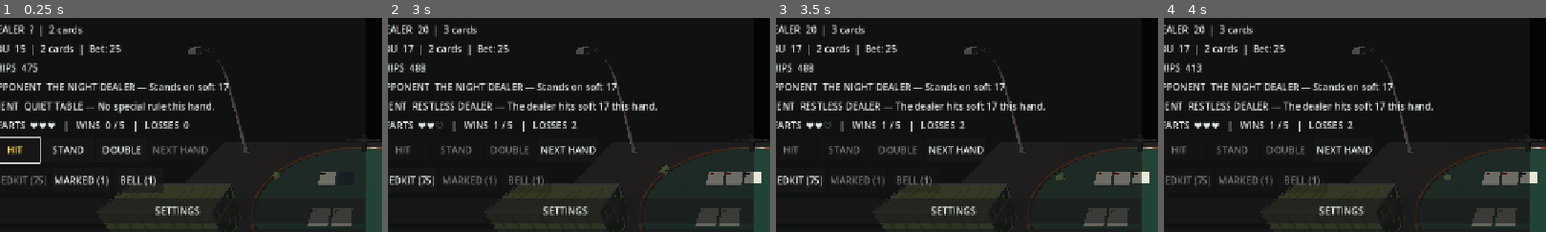
Above: before the commit, frames 1-4 (left to right).
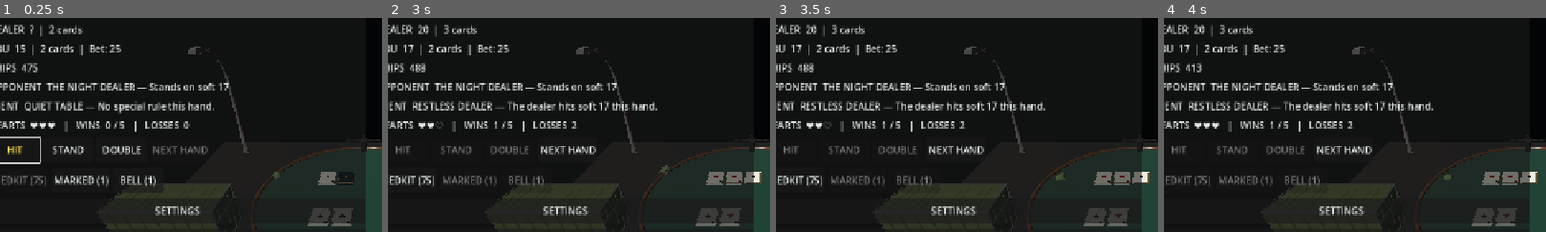
Above: after the commit, the same moments.

Repository: kage049754/Cgame
Game: Godot game, scene res://scenes/main.tscn
The game is run twice, just before and just after one commit, with the same random seed, the same clock (stepped at 60 frames per second) and the same inputs.
Inputs:
- Up to frame 1 (0.25 s): no input
- Up to frame 2 (3 s): click "HIT" at 0.5 s; click "NEXT HAND" at 1.25 s; click "NEXT HAND" at 2 s; click "STAND" at 2.75 s
- Up to frame 3 (3.5 s): no input
- Up to frame 4 (4 s): click "MEDKIT (75)" at 3.5 s
The pictures show only the part of the screen within x 2-52%, y 11-61%; the shares and areas given below are measured in that part.

The runs differ from the first frame. In frame 1, 0.2% of the frame differs, in the area x 80-93%, y 71-97%; in frame 2, 0.2%, in the area x 80-98%, y 71-97%; in frame 3, 0.2%; in frame 4, 0.2%.

Commit message:
Improve blackjack card faces and branded card back

Diff:
--- a/scripts/main.gd
+++ b/scripts/main.gd
@@ -844,6 +844,7 @@
 
 func _add_hand_visuals(hand: Array[Dictionary], origin: Vector3, hide_second: bool) -> void:
 	for index in range(hand.size()):
+		var is_hidden := hide_second and index == 1
 		var card_node := Node3D.new()
 		card_node.position = origin + Vector3(index * 0.85, index * 0.012, 0)
 		cards_root.add_child(card_node)
@@ -851,17 +852,48 @@
 		var box := BoxMesh.new()
 		box.size = Vector3(0.72, 0.055, 1.02)
 		card_mesh.mesh = box
-		card_mesh.material_override = _material(Color(0.08, 0.16, 0.2) if hide_second and index == 1 else Color(0.92, 0.91, 0.84), 0.35)
+		card_mesh.material_override = _material(Color(0.035, 0.075, 0.12) if is_hidden else Color(0.94, 0.93, 0.87), 0.3)
 		card_node.add_child(card_mesh)
-		if not (hide_second and index == 1):
-			var face := Label3D.new()
-			face.text = Rules.card_label(hand[index])
-			face.font_size = 64
-			face.pixel_size = 0.0028
-			face.position = Vector3(-0.25, 0.04, -0.32)
-			face.rotation_degrees.x = -90
-			face.modulate = Color(0.65, 0.08, 0.08) if int(hand[index].suit) in [1, 2] else Color(0.05, 0.06, 0.07)
-			card_node.add_child(face)
+		_add_card_border(card_node, Color(0.76, 0.59, 0.28) if is_hidden else Color(0.42, 0.34, 0.23))
+		if is_hidden:
+			_add_card_text(card_node, "✦", Vector3(0, 0.041, 0), 112, Color(0.88, 0.68, 0.3))
+			_add_card_text(card_node, "SURVIVAL 21", Vector3(0, 0.041, -0.34), 18, Color(0.82, 0.68, 0.42))
+			_add_card_text(card_node, "✦", Vector3(0, 0.041, 0.34), 42, Color(0.88, 0.68, 0.3))
+		else:
+			var label := Rules.card_label(hand[index])
+			var rank_text := label.substr(0, label.length() - 1)
+			var suit_text := label.substr(label.length() - 1, 1)
+			var ink := Color(0.65, 0.08, 0.08) if int(hand[index].suit) in [1, 2] else Color(0.05, 0.06, 0.07)
+			_add_card_text(card_node, suit_text, Vector3(0, 0.041, 0.0), 112, ink)
+			_add_card_text(card_node, rank_text + suit_text, Vector3(-0.25, 0.041, -0.36), 32, ink)
+			_add_card_text(card_node, rank_text + suit_text, Vector3(0.25, 0.041, 0.36), 32, ink, 180)
+
+func _add_card_text(parent: Node3D, value: String, card_position: Vector3, font_size: int, color: Color, rotation_y: float = 0.0) -> void:
+	var face := Label3D.new()
+	face.text = value
+	face.font_size = font_size
+	face.pixel_size = 0.0024
+	face.position = card_position
+	face.rotation_degrees = Vector3(-90, rotation_y, 0)
+	face.modulate = color
+	face.no_depth_test = true
+	parent.add_child(face)
+
+func _add_card_border(parent: Node3D, color: Color) -> void:
+	var edge_specs := [
+		[Vector3(0.68, 0.008, 0.018), Vector3(0, 0.032, -0.48)],
+		[Vector3(0.68, 0.008, 0.018), Vector3(0, 0.032, 0.48)],
+		[Vector3(0.018, 0.008, 0.94), Vector3(-0.33, 0.032, 0)],
+		[Vector3(0.018, 0.008, 0.94), Vector3(0.33, 0.032, 0)]
+	]
+	for edge_spec in edge_specs:
+		var edge := MeshInstance3D.new()
+		var edge_mesh := BoxMesh.new()
+		edge_mesh.size = edge_spec[0]
+		edge.mesh = edge_mesh
+		edge.position = edge_spec[1]
+		edge.material_override = _material(color, 0.28)
+		parent.add_child(edge)
 
 func _update_ui() -> void:
 	var dealer_value := "?" if round_active and not dealer_revealed else str(Rules.hand_value(dealer_hand))
--- /dev/null
+++ b/tests/card_visual_test.gd
@@ -0,0 +1,37 @@
+extends SceneTree
+
+func _initialize() -> void:
+	var scene: Node = load("res://scenes/main.tscn").instantiate()
+	root.add_child(scene)
+	for frame in range(3):
+		await process_frame
+	var cards_root := scene.get("cards_root") as Node3D
+	var player_hand: Array = scene.get("player_hand")
+	var dealer_hand: Array = scene.get("dealer_hand")
+	if cards_root == null:
+		push_error("Card root was not created.")
+		quit(1)
+		return
+	if cards_root.get_child_count() != player_hand.size() + dealer_hand.size():
+		push_error("Rendered card count does not match both hands.")
+		quit(1)
+		return
+	var face_cards := 0
+	var hidden_back := false
+	for card_node in cards_root.get_children():
+		var labels := card_node.find_children("*", "Label3D", true, false)
+		if labels.size() >= 3:
+			face_cards += 1
+		for label_node in labels:
+			if (label_node as Label3D).text == "SURVIVAL 21":
+				hidden_back = true
+	if face_cards < 3:
+		push_error("Face-up cards should show corner indices and a central suit.")
+		quit(1)
+		return
+	if not hidden_back:
+		push_error("The dealer hole card should show the branded card back.")
+		quit(1)
+		return
+	print("Detailed card face and hidden-card back tests passed.")
+	quit()
Not shown, changed: GAMEPLAY.md
